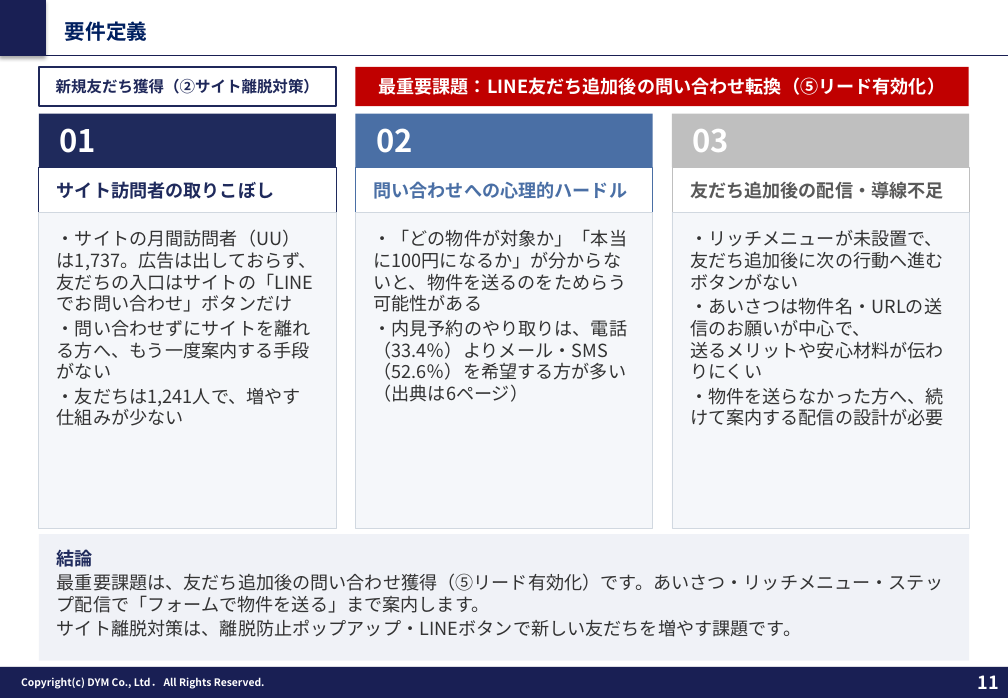
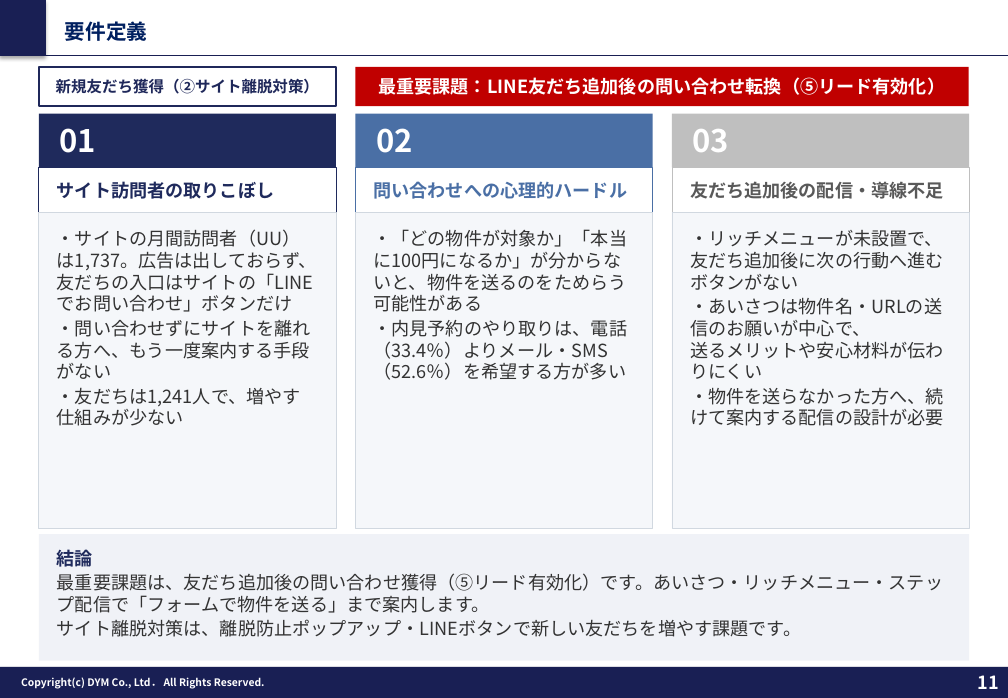
Before and after one commit to tonomura-r-dev/folder, a slide deck: slide 11 of 202610_株式会社あらうち御中_LINE公式アカウント運用のご提案_v9.pptx. Drawn at 1008x698 pixels with LibreOffice and Linux fonts; fonts in the diff are those of the drawing; background and template pictures are left out. Boxes give left, top, right and bottom in pixels: in the first picture for what was removed or moved away, otherwise in the second. Text is boxed around its words. In the diff, an @@ line names an element or a change of style, - is before the commit and + after.

```diff
--- a/202610_株式会社あらうち御中_LINE公式アカウント運用のご提案_v9.pptx
+++ b/202610_株式会社あらうち御中_LINE公式アカウント運用のご提案_v9.pptx
@@ text in rectangle at (x1=373, y1=320, x2=627, y2=380): text changed @@
-・内見予約のやり取りは、電話（33.4％）よりメール・SMS（52.6％）を希望する方が多い（出典は6ページ）
+・内見予約のやり取りは、電話（33.4％）よりメール・SMS（52.6％）を希望する方が多い
```
Also in this commit, not shown: 3 other slides changed, 2 other files.
